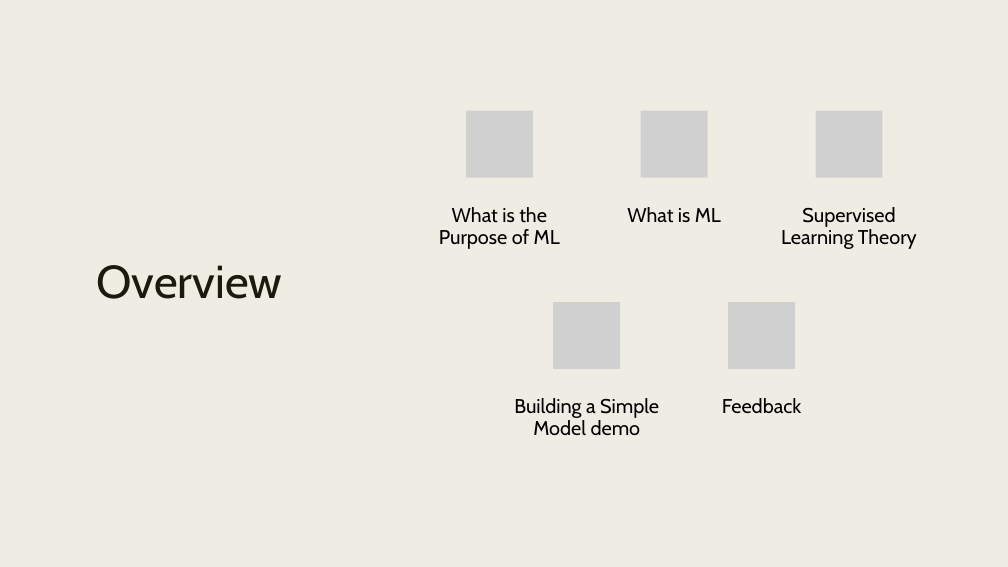
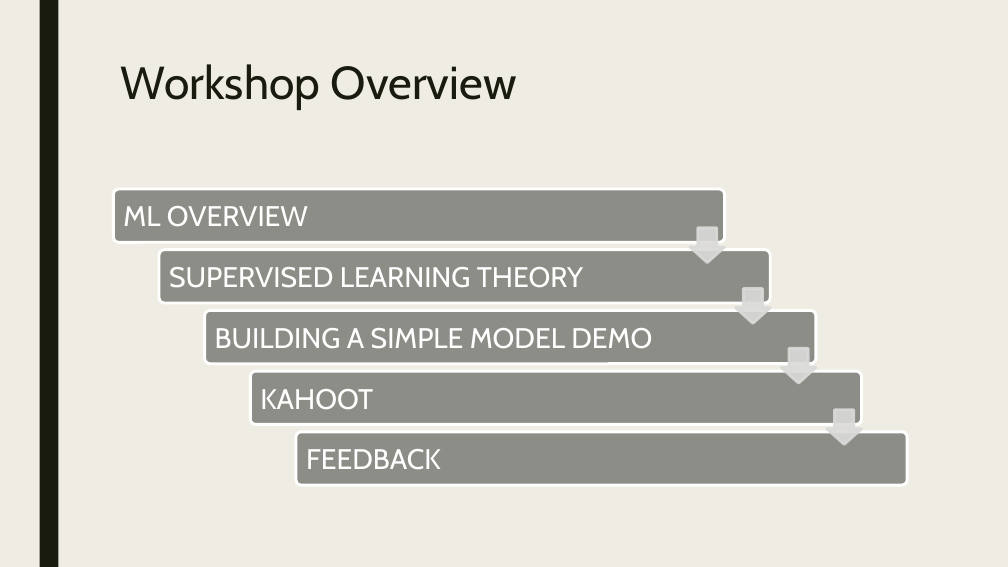
Before and after one commit to ConnorUsaty/MacAIEducation2023, a slide deck: slide 4 of Workshop_Slides/Workshop_1.pptx. Drawn at 1008x567 pixels with LibreOffice and Linux fonts; fonts in the diff are those of the drawing; grey boxes stand for pictures. Boxes give left, top, right and bottom in pixels: in the first picture for what was removed or moved away, otherwise in the second. Text is boxed around its words. In the diff, an @@ line names an element or a change of style, - is before the commit and + after.

```diff
--- a/Workshop_Slides/Workshop_1.pptx
+++ b/Workshop_Slides/Workshop_1.pptx
@@ rectangle removed at [0,0,1008,567] @@
@@ title "Workshop Overview" at [121,64,517,110]: vertical alignment middle to top @@
@@ title at [121,64,517,110]: text changed @@
-Overview
+Workshop Overview
@@ text at [169,267,583,288]: text changed; size 19 to 27 pt; text colour #000000 to #FFFFFF @@
-Supervised Learning Theory
+SUPERVISED LEARNING THEORY
@@ vertical alignment top to middle in 3 elements at [306,449,441,470], [169,267,583,288], [215,328,652,349] @@
@@ text at [215,328,652,349]: text changed; size 19 to 27 pt; text colour #000000 to #FFFFFF @@
-Building a Simple Model demo
+BUILDING A SIMPLE MODEL DEMO
@@ group removed at [439,110,883,370]: 5 pictures, 2 texts @@
-What is the Purpose of ML
-What is ML
@@ group added at [113,189,907,485]: 5 rounded rectangles, 4 down arrows, 2 texts @@
+ML OVERVIEW
+KAHOOT
@@ text at [306,449,441,470]: text changed; size 19 to 27 pt; text colour #000000 to #FFFFFF @@
-Feedback
+FEEDBACK
```
Also in this commit, not shown: 3 other slides changed, 1 slide added.
